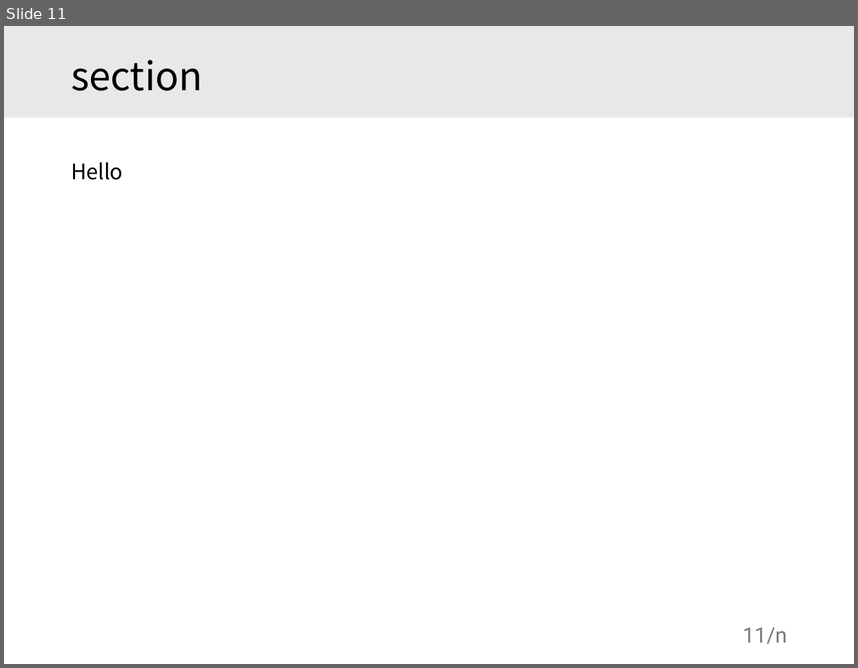
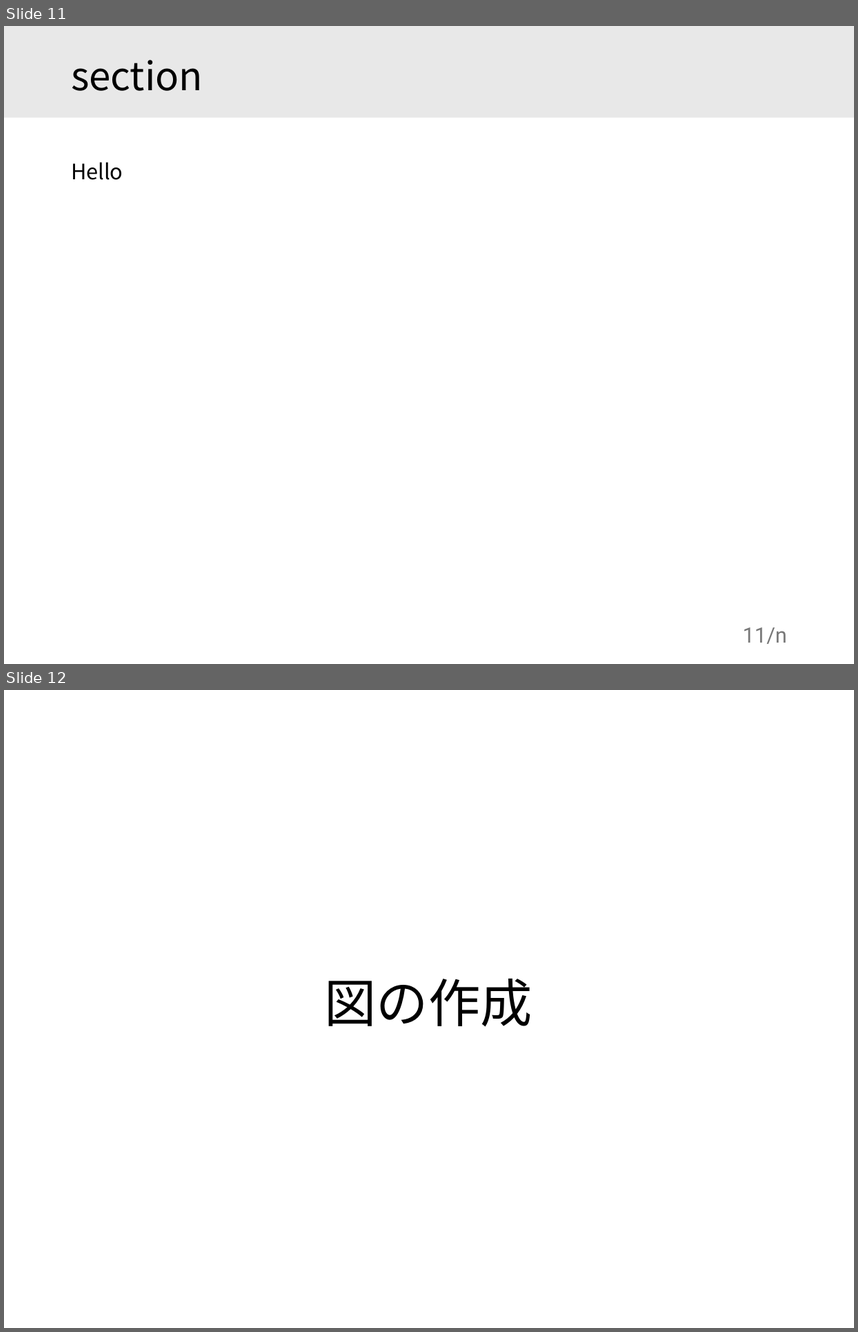
Before and after one commit to motoki-omamiuda/gakushuin, a slide deck: docs/大輪講.pptx. Shown one above the other, each under a label of ours: slide 11 before the commit, slides 11 and 12 after it. The pictures are 858x668 and 858x1332 pixels, drawn with LibreOffice and Linux fonts; fonts in the diff are those of the drawing. Boxes give left, top, right and bottom in pixels: in the first picture for what was removed or moved away, otherwise in the second. Text is boxed around its words. In the diff, an @@ line names an element or a change of style, - is before the commit and + after.

```diff
--- a/docs/大輪講.pptx
+++ b/docs/大輪講.pptx
@@ slide 12 added at (4,690,854,1328), background #FFFFFF @@
@@ title added at (324,978,532,1027), 44 pt, text #000000 @@
+図の作成
```
Also in this commit, not shown: 2 slides changed, 1 other slide added, 54 other files.
